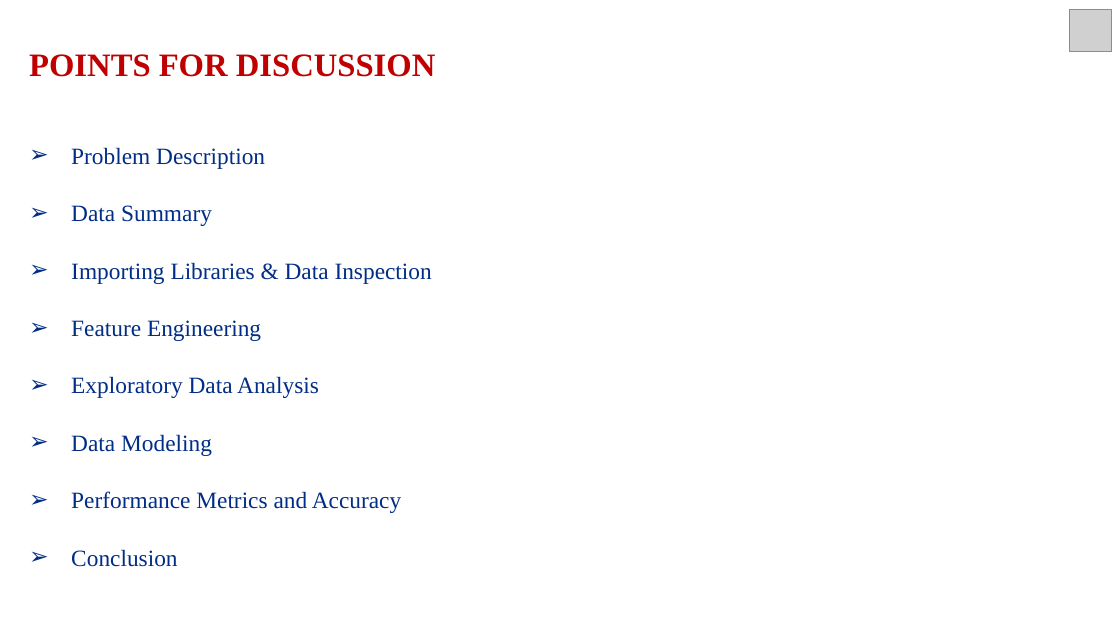
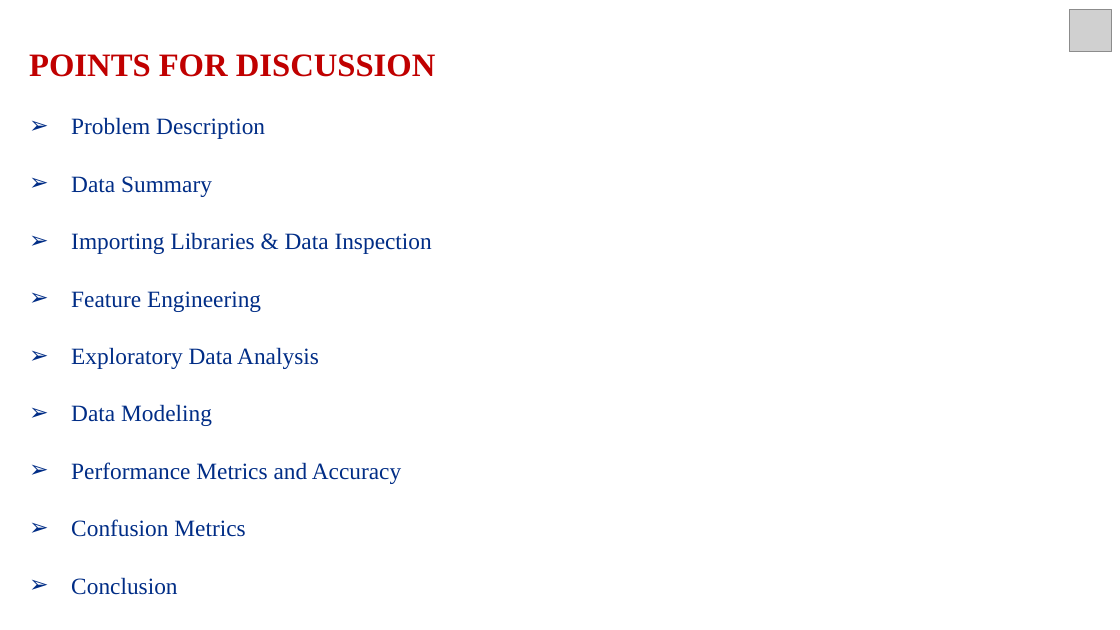
Before and after one commit to varsha-rani-15/Coronavirus-Tweet-Sentiment-Analysis, a slide deck: slide 2 of ML Classification_Presentation.pptx. Drawn at 1120x630 pixels with LibreOffice and Linux fonts; fonts in the diff are those of the drawing; grey boxes stand for pictures. Boxes give left, top, right and bottom in pixels: in the first picture for what was removed or moved away, otherwise in the second. Text is boxed around its words. In the diff, an @@ line names an element or a change of style, - is before the commit and + after.

```diff
--- a/ML Classification_Presentation.pptx
+++ b/ML Classification_Presentation.pptx
@@ text at (x1=71, y1=519, x2=245, y2=537): paragraph added @@
+➢ Confusion Metrics
```
Also in this commit, not shown: 14 other slides changed, 2 slides added.
